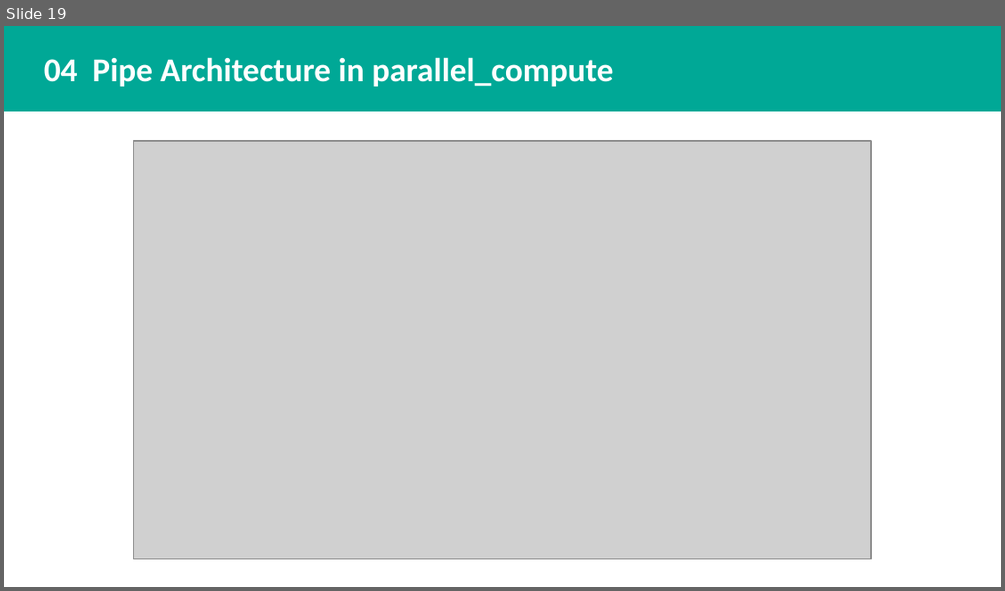
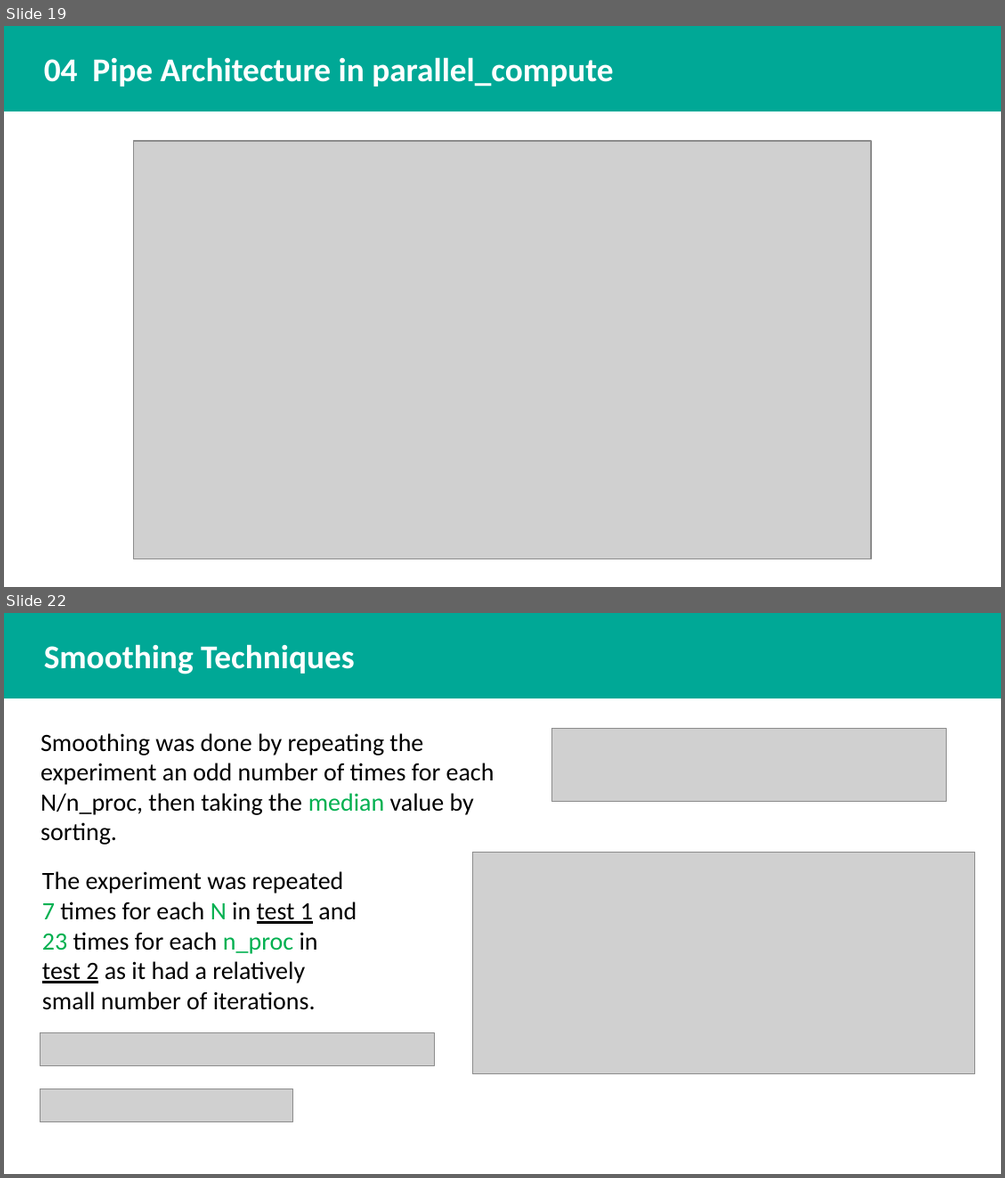
Before and after one commit to Sama3mad/Project-5---IPC-via-Shared-Memory-POSIX-Threads-, a slide deck: project_slides.pptx. Shown one above the other, each under a label of ours: slide 19 before the commit, slides 19 and 22 after it; the slides between them are not shown. The pictures are 1005x591 and 1005x1178 pixels, drawn with LibreOffice and Linux fonts; fonts in the diff are those of the drawing; grey boxes stand for pictures. Boxes give left, top, right and bottom in pixels: in the first picture for what was removed or moved away, otherwise in the second. Text is boxed around its words. In the diff, an @@ line names an element or a change of style, - is before the commit and + after.

Commit message:
Added Experiments

```diff
--- a/project_slides.pptx
+++ b/project_slides.pptx
@@ slide 22 added at box(4, 613, 1001, 1174), background #FFFFFF @@
@@ rectangle added at box(4, 613, 1001, 698), fill #00A896, outline #00A896 1 pt @@
@@ text added at box(44, 644, 355, 674), 24 pt, text #FFFFFF, bold @@
+Smoothing Techniques
@@ text added at box(40, 733, 494, 844), 18 pt, text #000000 @@
+Smoothing was done by repeating the experiment an odd number of times for each N/n_proc, then taking the median value by sorting.
@@ picture added at box(551, 729, 946, 802) @@
@@ picture added at box(472, 852, 975, 1073) @@
@@ text added at box(42, 871, 356, 1010), 18 pt, text #000000 @@
+The experiment was repeated 7 times for each N in test 1 and 23 times for each n_proc in test 2 as it had a relatively small number of iterations.
@@ picture added at box(40, 1033, 435, 1065) @@
@@ picture added at box(40, 1088, 293, 1121) @@
```
Also in this commit, not shown: 1 slide changed, 4 other slides added, 7 other files.
